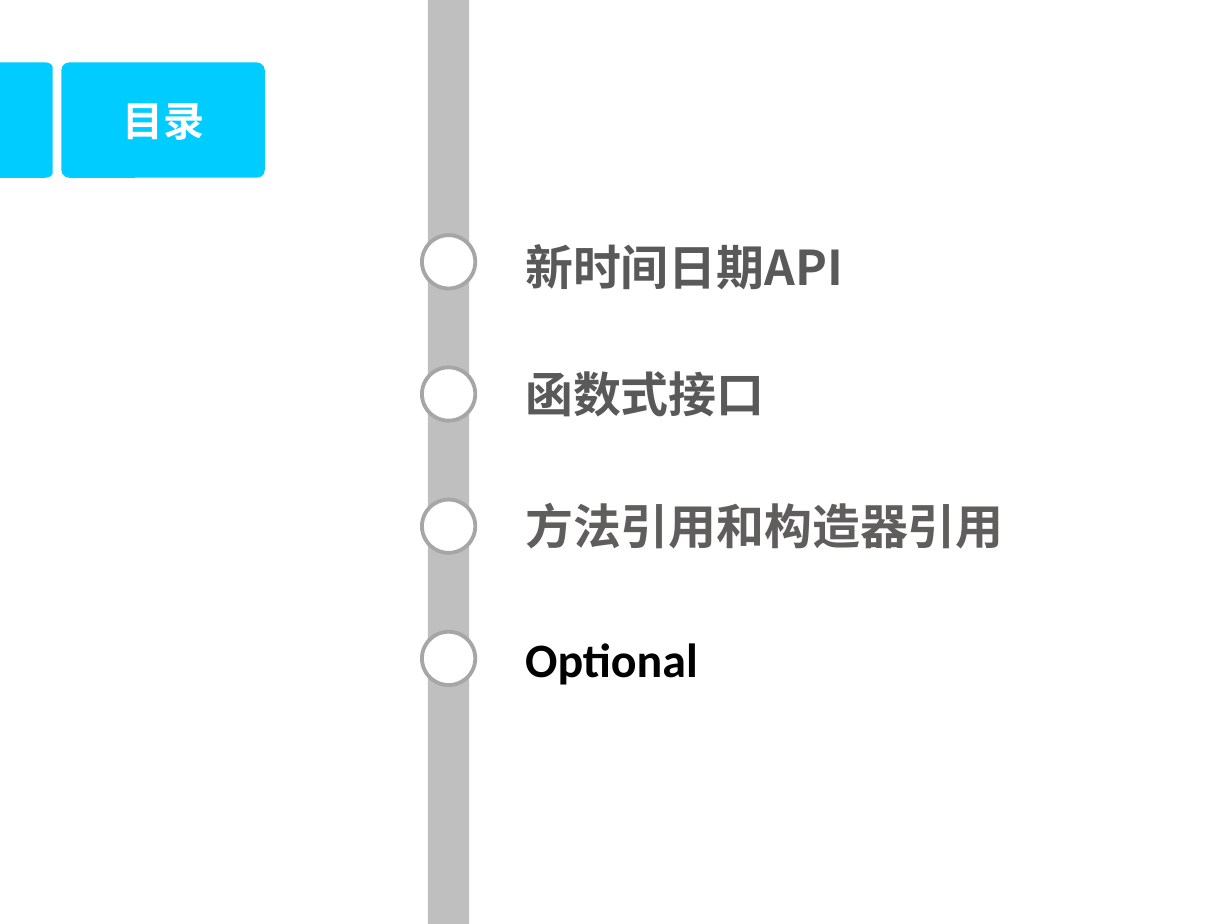
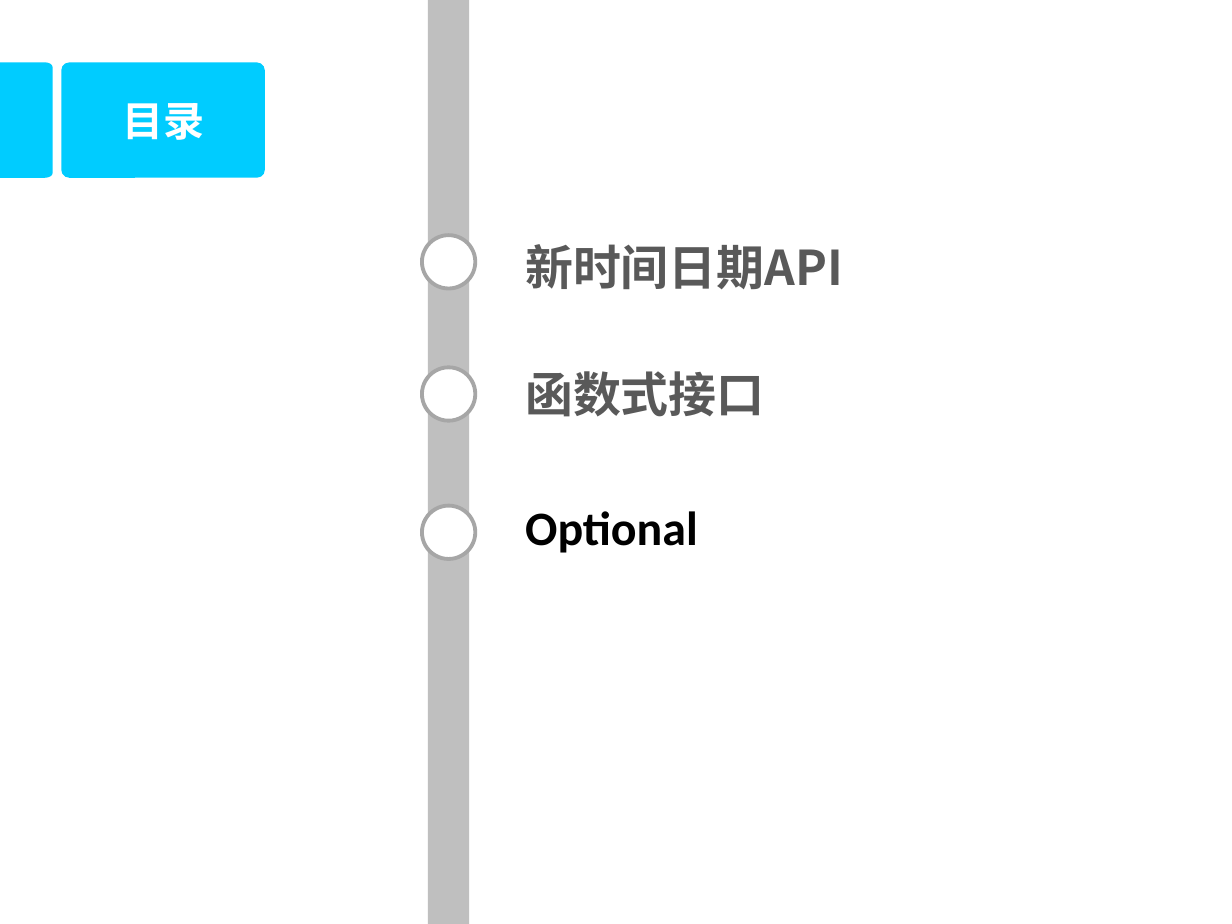
Before and after one commit to DoublePoint/MVC, a slide deck: slide 3 of 04相关插件/Java8/Java高级教程2.pptx. Drawn at 1232x924 pixels with LibreOffice and Linux fonts; fonts in the diff are those of the drawing; background and template pictures are left out. Boxes give left, top, right and bottom in pixels: in the first picture for what was removed or moved away, otherwise in the second. Text is boxed around its words. In the diff, an @@ line names an element or a change of style, - is before the commit and + after.

```diff
--- a/04相关插件/Java8/Java高级教程2.pptx
+++ b/04相关插件/Java8/Java高级教程2.pptx
@@ ellipse: place and size @@
-ellipse at [423,632,476,685]
+ellipse at [423,505,476,558]
@@ ellipse removed at [423,499,476,552] @@
@@ text "Optional": place and size @@
-text "Optional" at [525,643,698,685]
+text "Optional" at [525,511,698,553]
@@ text removed at [525,503,1003,549] @@
-方法引用和构造器引用
```
Also in this commit, not shown: 1 other slide changed, 38 slides added, 50 slides removed, 17 other files.
